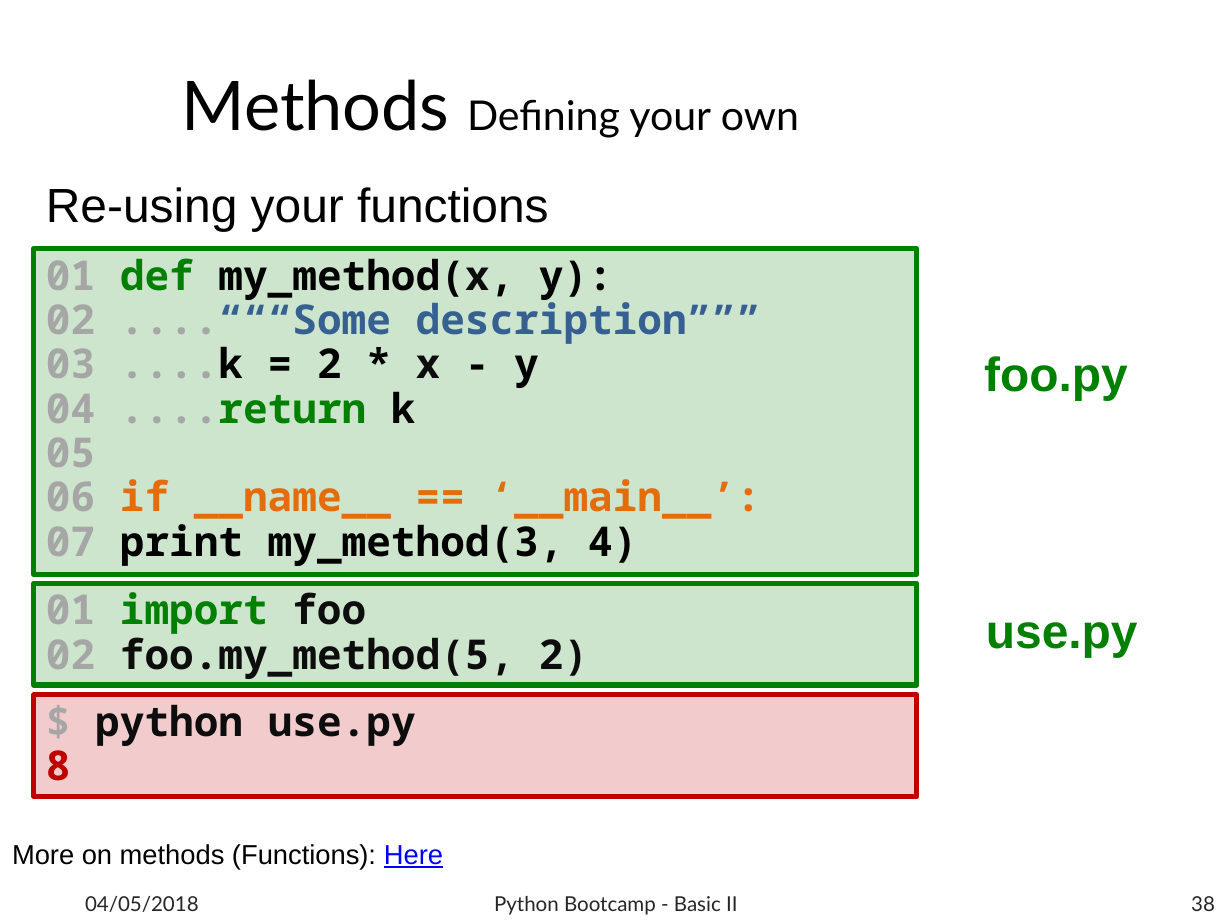
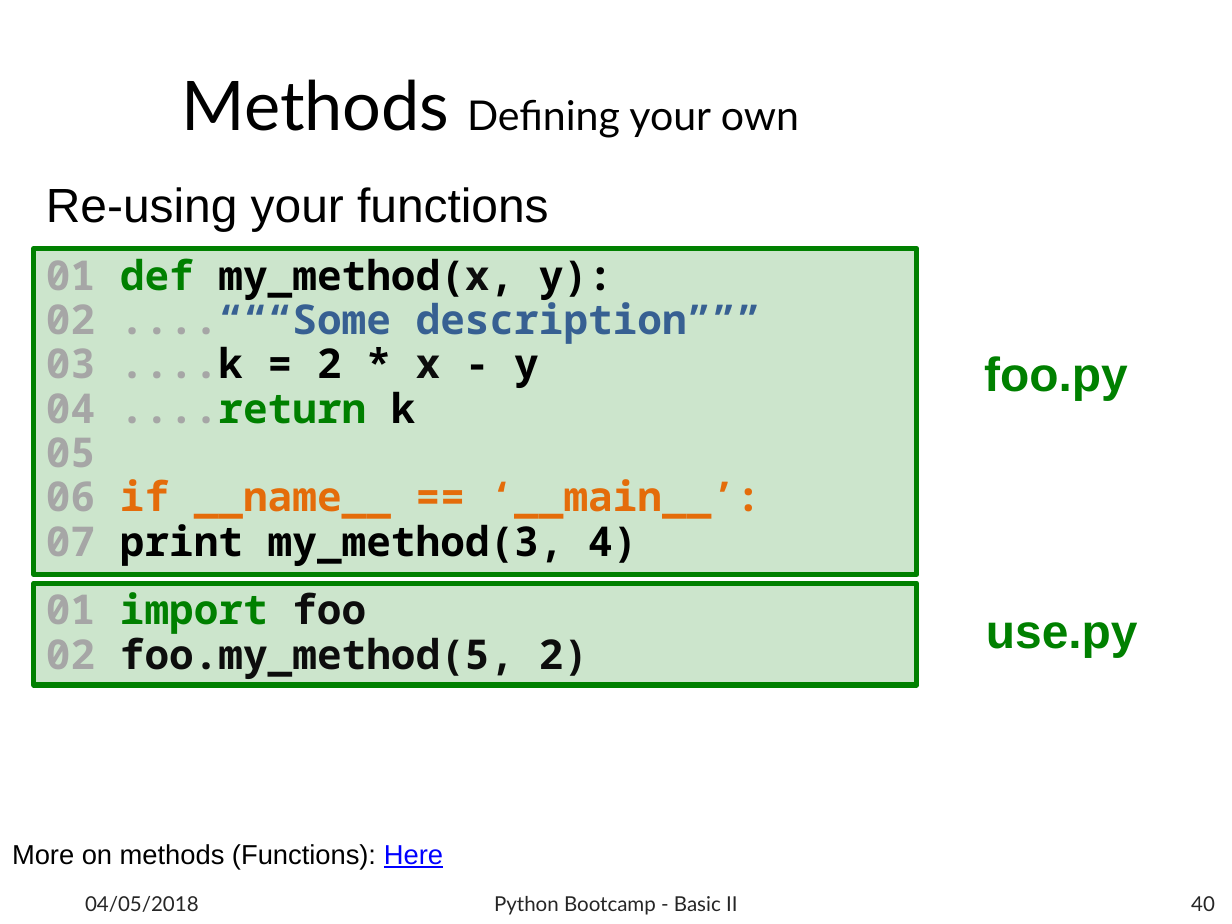
Before and after one commit to b1quint/Python-Tutorial-Series, a slide deck: slide 40 of Presentations/Python Tutorial Series - Basics II.pptx (slide 38 before the commit). Drawn at 1232x924 pixels with LibreOffice and Linux fonts; fonts in the diff are those of the drawing; background and template pictures are left out. Boxes give left, top, right and bottom in pixels: in the first picture for what was removed or moved away, otherwise in the second. Text is boxed around its words. In the diff, an @@ line names an element or a change of style, - is before the commit and + after.

```diff
--- a/Presentations/Python Tutorial Series - Basics II.pptx
+++ b/Presentations/Python Tutorial Series - Basics II.pptx
@@ rectangle removed at [33, 695, 917, 797] @@
-$ python use.py
-8
@@ page number at [1191, 896, 1215, 911]: text changed @@
-38
+40
```
Also in this commit, not shown: 6 other slides changed, 3 slides added, 1 other file.
